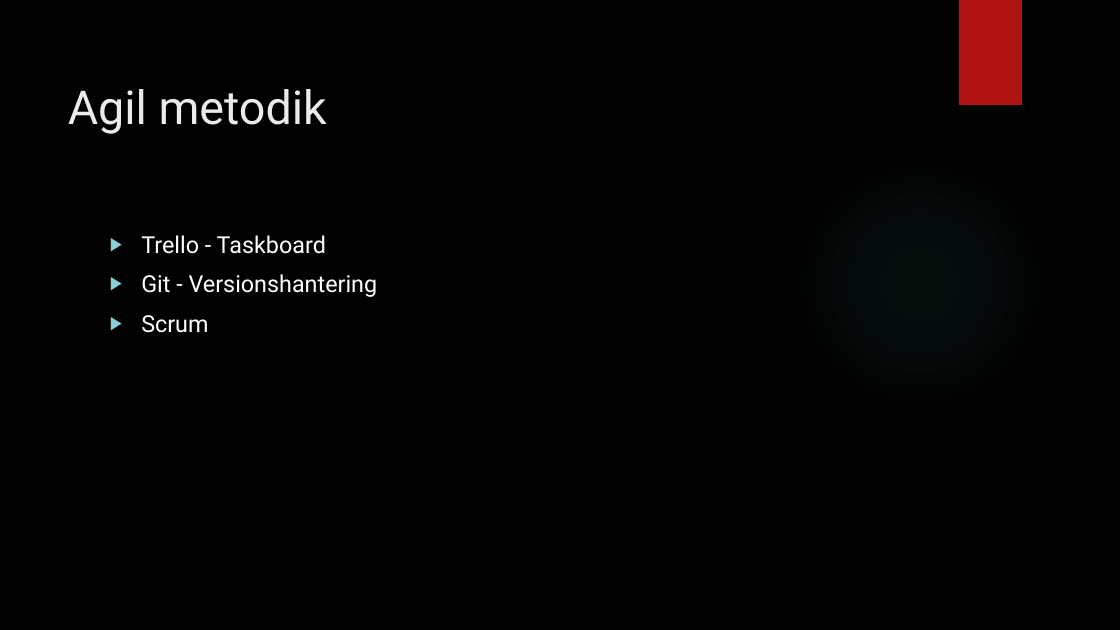
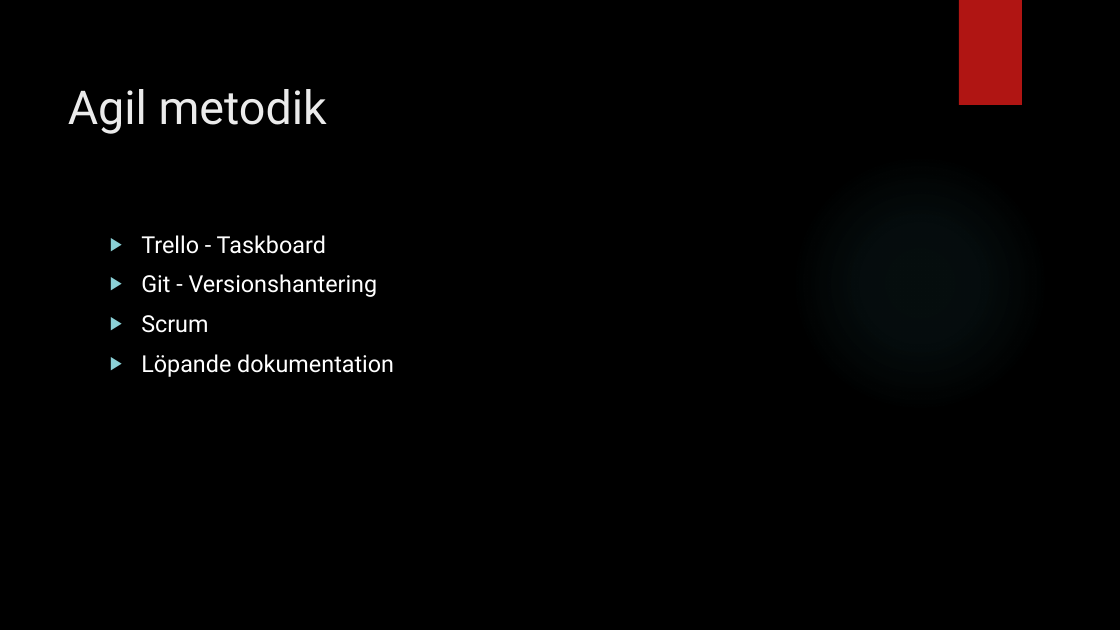
Before and after one commit to hamadaio/magic-mirror-project, a slide deck: slide 13 of pitch_group_mirror.pptx. Drawn at 1120x630 pixels with LibreOffice and Linux fonts; fonts in the diff are those of the drawing; background and template pictures are left out. Boxes give left, top, right and bottom in pixels: in the first picture for what was removed or moved away, otherwise in the second. Text is boxed around its words. In the diff, an @@ line names an element or a change of style, - is before the commit and + after.

```diff
--- a/pitch_group_mirror.pptx
+++ b/pitch_group_mirror.pptx
@@ text at [141,354,394,377]: paragraph added @@
+▶ Löpande dokumentation
```
Also in this commit, not shown: 2 other slides changed.
